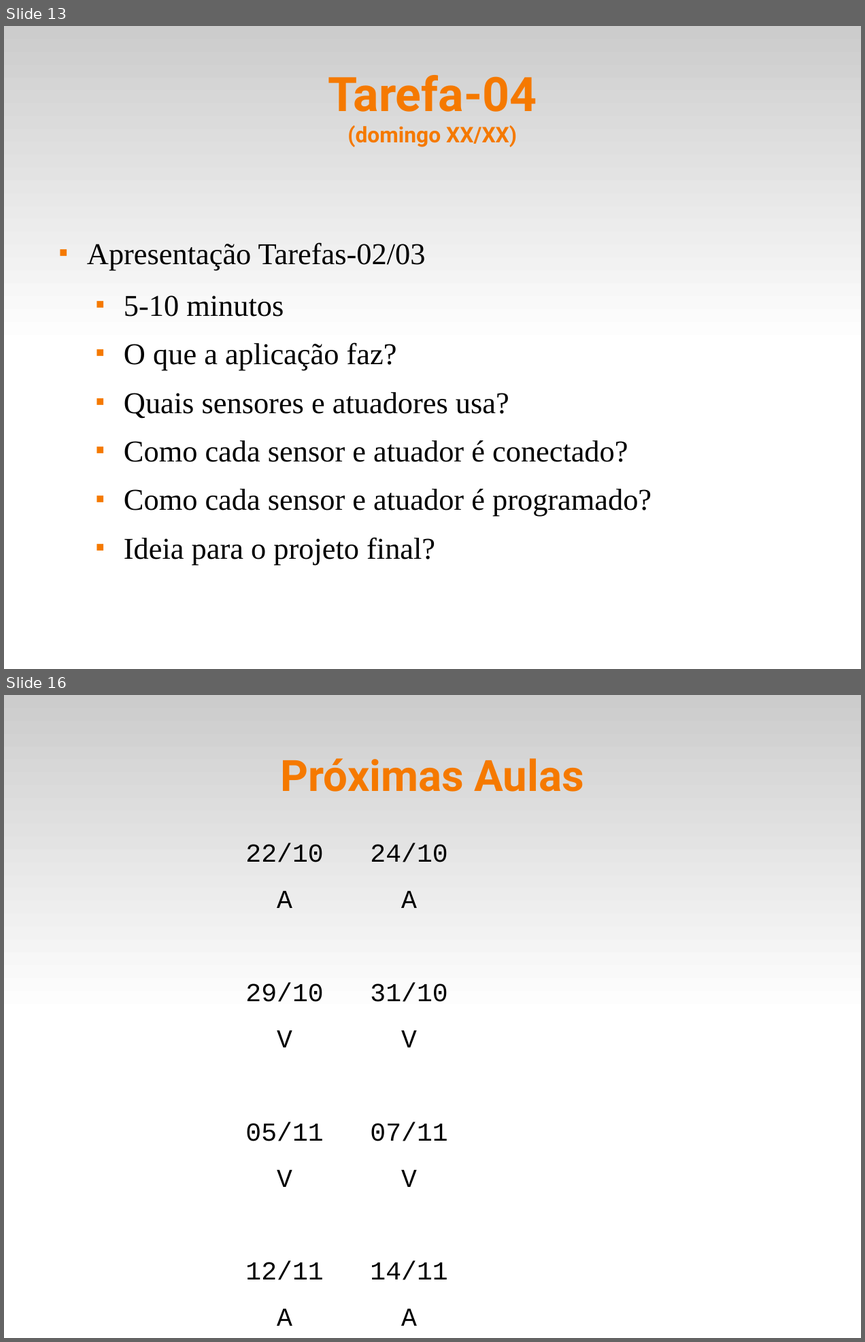
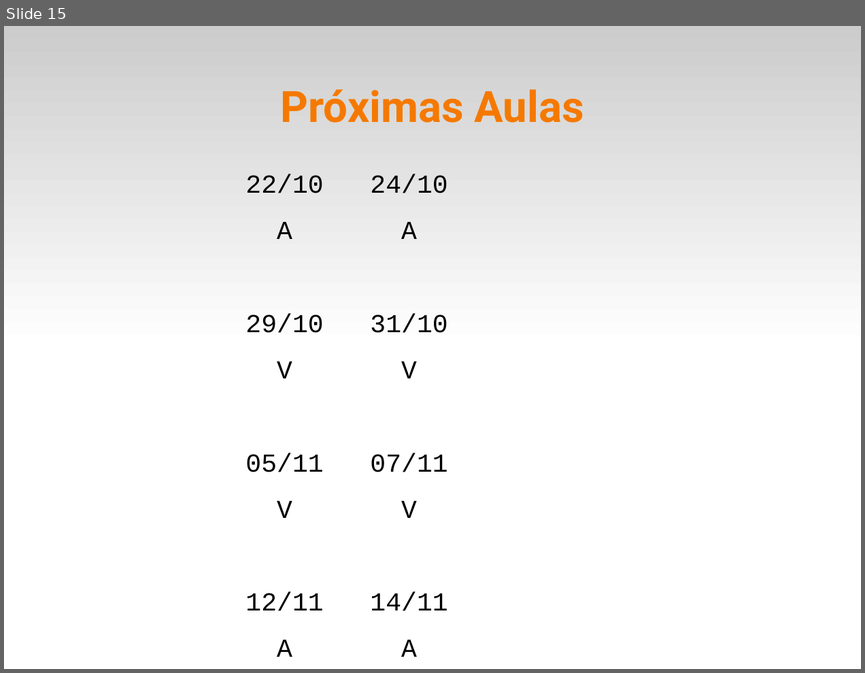
Before and after one commit to fsantanna-uerj/SE, a slide deck: Slides/se-00-intro.odp. Shown one above the other, each under a label of ours: slides 13 and 16 before the commit, slide 15 after it; the slides between them are not shown. The pictures are 865x1342 and 865x673 pixels, drawn with LibreOffice and Linux fonts; fonts in the diff are those of the drawing. Boxes give left, top, right and bottom in pixels: in the first picture for what was removed or moved away, otherwise in the second. Text is boxed around its words. In the diff, an @@ line names an element or a change of style, - is before the commit and + after.

```diff
--- a/Slides/se-00-intro.odp
+++ b/Slides/se-00-intro.odp
@@ slide 13 removed at bbox=[4, 26, 861, 669], background #FFFFFF; not listed: 1 template element that a slide beside it also shows @@
@@ title removed at bbox=[328, 75, 536, 147] @@
-Tarefa-04
-(domingo XX/XX)
@@ text removed at bbox=[87, 242, 651, 565] @@
-■ Apresentação Tarefas-02/03
-  ■ 5-10 minutos
-  ■ O que a aplicação faz?
-  ■ Quais sensores e atuadores usa?
-  ■ Como cada sensor e atuador é conectado?
-  ■ Como cada sensor e atuador é programado?
-  ■ Ideia para o projeto final?
@@ what was slide 16 is now slide 15 @@
```
Also in this commit, not shown: 5 slides changed, 4 other files.
